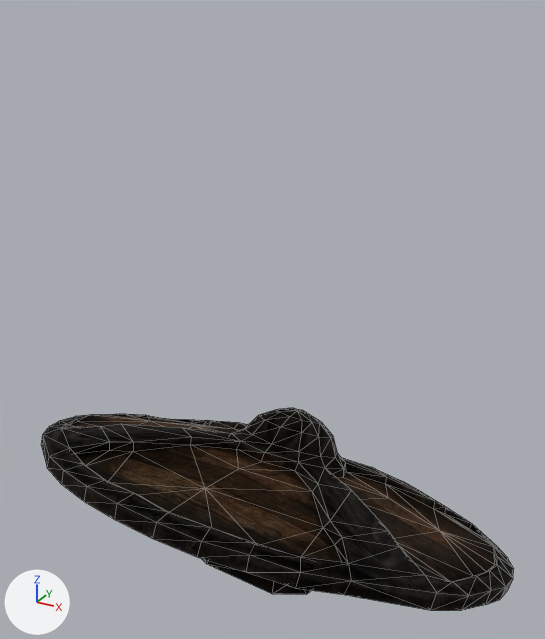
Two versions of the glTF model assets/models/SHIELD_SLD.glb, one commit apart.
Both versions are drawn from a camera (50 mm lens) standing at (0.423, -0.653, 0.608) and looking at (-0.001, 0.118, 0.222). The lights are fixed; the arrows at lower left show +X, +Y and +Z. Mesh edges are drawn as thin lines. Vertices at the same position are counted once.
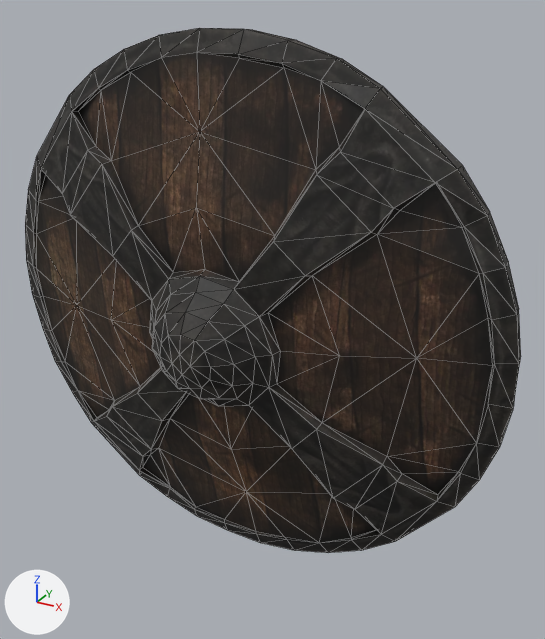
What differs and where, as boxes (x1, y1, x2, y2) in the pictures (545 x 639 px):
'Mesh', surface changed, reshaped (158% taller): before (41, 408, 514, 611); after (25, 28, 521, 553)

What changed in the scene script:
```text
Change mat_0004_shield_reinforced_c:
    mat_0004_shield_reinforced_c.metallic: 1.0 -> 0.0
    mat_0004_shield_reinforced_c.roughness: 1.0 -> 0.5
Change me_mesh:
    where me_mesh.from_pydata(...)  # 398 vertices, 776 faces; spans x -0.309..0.334, y -0.183..0.396, z -0.187..0.125
    used by ob_mesh; location = (0.0, 0.0, 0.0)
    me_mesh part 1: the whole mesh is multiplied about its middle by the matrix ((0.022, 0.893, -0.45), (-0.018, -0.449, -0.893), (-1.0, 0.028, 0.006)), then moved by (-0.016, -0.067, 0.28)
```
